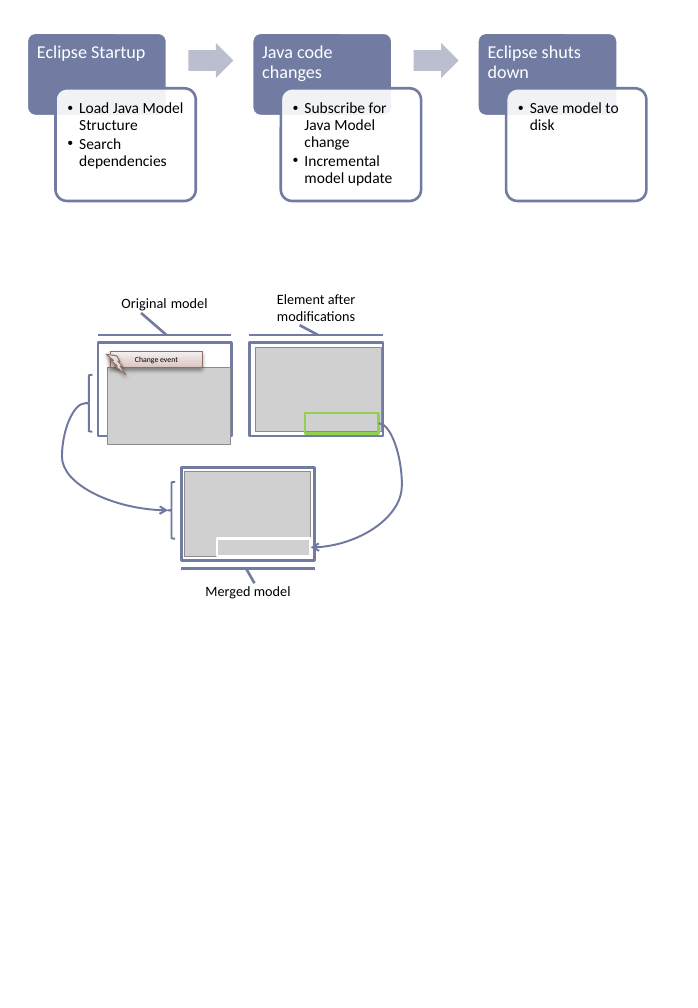
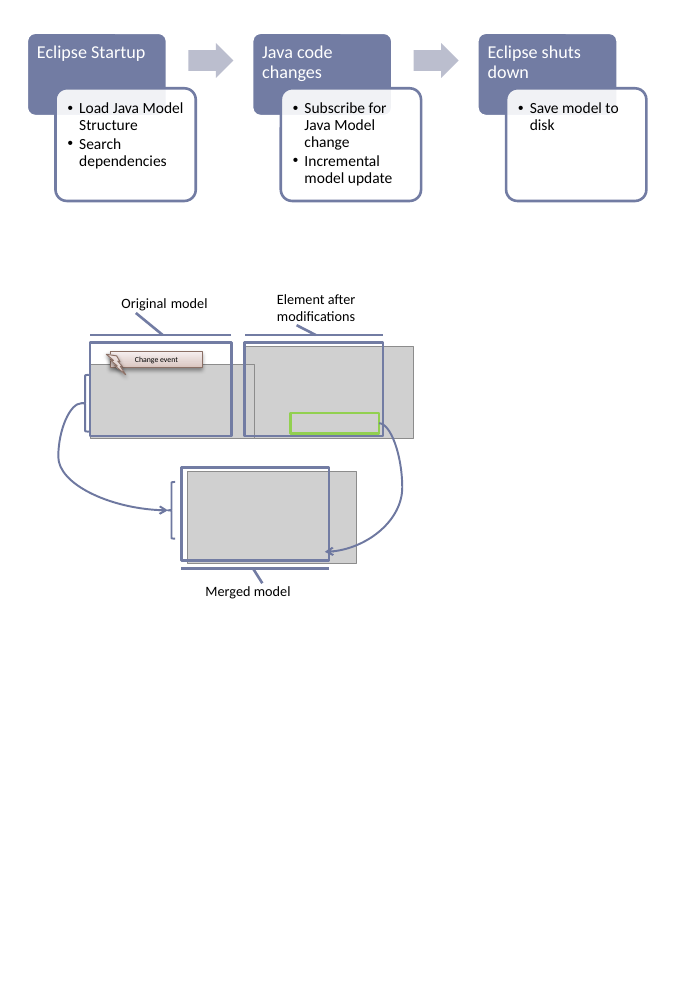
Before and after one commit to donat/incquery-deps, a slide deck: slide 5 of incquery-deps-tdk/visio-diagrams/diagram-source.pptx. Drawn at 698x1008 pixels with LibreOffice and Linux fonts; fonts in the diff are those of the drawing; grey boxes stand for pictures. Boxes give left, top, right and bottom in pixels: in the first picture for what was removed or moved away, otherwise in the second. Text is boxed around its words. In the diff, an @@ line names an element or a change of style, - is before the commit and + after.

```diff
--- a/incquery-deps-tdk/visio-diagrams/diagram-source.pptx
+++ b/incquery-deps-tdk/visio-diagrams/diagram-source.pptx
@@ accent border callout: place and size @@
-accent border callout at (98,343,231,436)
+accent border callout at (89,343,231,436)
@@ accent border callout: place and size @@
-accent border callout at (250,343,383,436)
+accent border callout at (245,342,383,436)
@@ picture: place and size @@
-picture at (255,347,382,432)
+picture at (245,346,413,438)
@@ left brace: place and size @@
-left brace at (86,375,93,432)
+left brace at (82,375,89,432)
@@ picture: place and size @@
-picture at (107,368,230,445)
+picture at (90,365,255,438)
@@ curved arrow moved from (86, 403) - (168, 511) to (82, 403) - (168, 511) @@
@@ rectangle: place and size @@
-rectangle at (305,413,379,434)
+rectangle at (290,413,379,434)
@@ curved arrow moved from (379, 423) - (311, 547) to (379, 423) - (325, 552) @@
@@ fill #FFFFFF to none in 3 elements at (245,342,383,436), (89,343,231,436), (181,468,329,561) @@
@@ accent border callout: place and size @@
-accent border callout at (181,468,314,561)
+accent border callout at (181,468,329,561)
@@ picture: place and size @@
-picture at (184,472,311,557)
+picture at (188,471,356,563)
@@ rectangle removed at (217,539,311,557) @@
```
Also in this commit, not shown: 6 other files.
